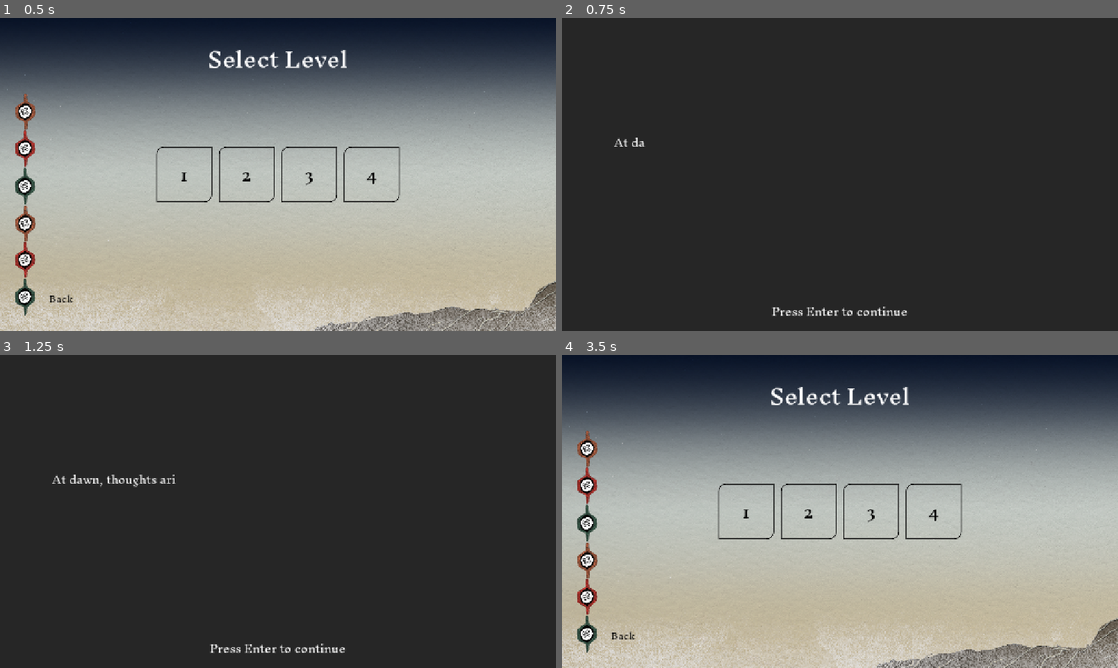
Above: before the commit, frames 1-4 (two rows, left to right).
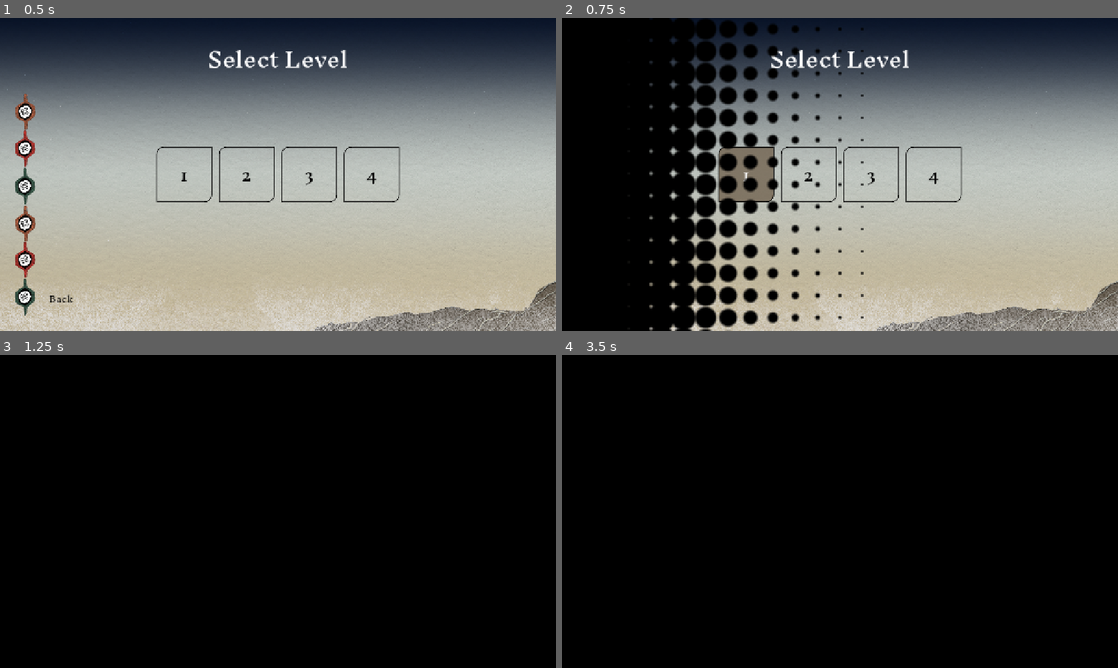
Above: after the commit, the same moments.

Repository: amap1380/waves
Game: Godot game, scene res://scenes/level_select.tscn
Same seed, same stepped clock (60 frames per second), same inputs: the game is played once before the commit and once after it.
Inputs (mouse positions are in pixels of both pictures, inside the frame that each line leads up to):
- Up to frame 1 (0.5 s): no input
- Up to frame 2 (0.75 s): click "1" at 0.5 s
- Up to frame 3 (1.25 s): no input
- Up to frame 4 (3.5 s): click (806, 511) at 1.25 s, where only the run after the commit has a clickable "2"; tap Enter (ui_accept) at 2 s; hold D (right) 2.03-2.75 s; hold Enter (ui_accept) 2.03-2.75 s; click (595, 380) at 2.75 s, where only the run before the commit has a clickable "Back"

Frame 1 is identical in both runs. In frame 2, 93% of the frame differs, in the area x 0-100%, y 0-100%; in frame 3, 100%; in frame 4, 100%.

Commit message:
added scene transition and level progress

Diff:
--- /dev/null
+++ b/assets/shaders/halftone_transition.gdshader
@@ -0,0 +1,60 @@
+shader_type canvas_item;
+
+uniform float spacing = 25.0;
+uniform float animation_progress : hint_range(0.0, 1.0) = 0.0;
+uniform float dot_size : hint_range(0.0, 1.0) = 1.0;
+uniform vec4 dot_color : source_color = vec4(0.0, 0.0, 0.0, 1.0);
+
+void fragment() {
+    // 1. 进度为零时强制完全不显示
+    if (animation_progress <= 0.0) {
+        discard; // 关键修正：只保留 discard
+    }
+
+    // 2. 计算屏幕网格尺寸
+    vec2 screen_size = vec2(1.0) / SCREEN_PIXEL_SIZE;
+    vec2 grid_count = floor(screen_size / spacing);
+
+    // 3. 计算归一化网格位置 [0,1]
+    vec2 norm_pos = UV * screen_size / (grid_count * spacing);
+
+    // 4. 对角线延迟计算（左上0 → 右下1）
+    float delay = (norm_pos.x);
+
+    // 5. 双重过滤机制
+    // 机制1：基于位置的延迟阈值
+    float visible_threshold = delay * 0.1 + 0.01; // 随延迟增加的阈值
+    if (animation_progress < visible_threshold) {
+		discard;
+    }
+
+    // 6. 动态过渡计算
+    float transition = 0.3;
+    float scale = smoothstep(
+        delay - transition,
+        delay + transition,
+        animation_progress * (1.0 + transition)
+    );
+
+    // 机制2：基于尺寸的过滤
+    if (scale < 0.005) { // 完全消除微小残留
+        discard;
+    }
+
+    // 7. 计算圆点
+    vec2 grid_center = (floor(UV * screen_size / spacing) + 0.5) * spacing;
+    float dist = length(UV * screen_size - grid_center);
+    float dot_radius = dot_size * scale * spacing * 0.8;
+
+    // 8. 边缘柔化（防止任何残留）
+    float alpha = 1.0 - smoothstep(
+        max(dot_radius - 1.5, 0.0),
+        dot_radius + 1.5,
+        dist
+    );
+
+    // 机制3：alpha值过滤
+    if (alpha < 0.01) discard;
+
+    COLOR = vec4(dot_color.rgb, alpha);
+}
--- a/project.godot
+++ b/project.godot
@@ -18,7 +18,8 @@
 [autoload]
 
 SignalBus="*res://scripts/autoloads/signal_bus.gd"
-LevelManager="*res://scenes/level_manager.tscn"
+LevelManager="*res://scenes/autoloads/level_manager.tscn"
+SceneManager="*res://scenes/autoloads/scene_manager.tscn"
 
 [display]
 
--- /dev/null
+++ b/scenes/autoloads/scene_manager.tscn
@@ -0,0 +1,122 @@
+[gd_scene load_steps=8 format=3 uid="uid://sybrmip4g4mc"]
+
+[ext_resource type="Script" uid="uid://7afj30yjbbql" path="res://scripts/autoloads/scene_manager.gd" id="1_aogjr"]
+[ext_resource type="Shader" uid="uid://dmufbubd4edok" path="res://assets/shaders/halftone_transition.gdshader" id="2_7ckme"]
+
+[sub_resource type="ShaderMaterial" id="ShaderMaterial_15rqr"]
+shader = ExtResource("2_7ckme")
+shader_parameter/spacing = 20.0
+shader_parameter/animation_progress = 0.0
+shader_parameter/dot_size = 1.0
+shader_parameter/dot_color = Color(0, 0, 0, 1)
+
+[sub_resource type="Animation" id="Animation_15rqr"]
+length = 0.001
+tracks/0/type = "value"
+tracks/0/imported = false
+tracks/0/enabled = true
+tracks/0/path = NodePath("ColorRect:material:shader_parameter/animation_progress")
+tracks/0/interp = 1
+tracks/0/loop_wrap = true
+tracks/0/keys = {
+"times": PackedFloat32Array(0),
+"transitions": PackedFloat32Array(1),
+"update": 0,
+"values": [0.0]
+}
+tracks/1/type = "value"
+tracks/1/imported = false
+tracks/1/enabled = true
+tracks/1/path = NodePath("ColorRect:rotation")
+tracks/1/interp = 1
+tracks/1/loop_wrap = true
+tracks/1/keys = {
+"times": PackedFloat32Array(0),
+"transitions": PackedFloat32Array(1),
+"update": 0,
+"values": [0.0]
+}
+
+[sub_resource type="Animation" id="Animation_r3xel"]
+resource_name = "transition_in"
+length = 0.7
+tracks/0/type = "value"
+tracks/0/imported = false
+tracks/0/enabled = true
+tracks/0/path = NodePath("ColorRect:material:shader_parameter/animation_progress")
+tracks/0/interp = 1
+tracks/0/loop_wrap = true
+tracks/0/keys = {
+"times": PackedFloat32Array(0, 0.7),
+"transitions": PackedFloat32Array(1, 1),
+"update": 0,
+"values": [1.0, 0.0]
+}
+tracks/1/type = "value"
+tracks/1/imported = false
+tracks/1/enabled = true
+tracks/1/path = NodePath("ColorRect:rotation")
+tracks/1/interp = 1
+tracks/1/loop_wrap = true
+tracks/1/keys = {
+"times": PackedFloat32Array(0),
+"transitions": PackedFloat32Array(1),
+"update": 0,
+"values": [3.1415927]
+}
+
+[sub_resource type="Animation" id="Animation_7ckme"]
+resource_name = "transition_out"
+length = 0.7
+tracks/0/type = "value"
+tracks/0/imported = false
+tracks/0/enabled = true
+tracks/0/path = NodePath("ColorRect:rotation")
+tracks/0/interp = 1
+tracks/0/loop_wrap = true
+tracks/0/keys = {
+"times": PackedFloat32Array(0),
+"transitions": PackedFloat32Array(1),
+"update": 0,
+"values": [0.0]
+}
+tracks/1/type = "value"
+tracks/1/imported = false
+tracks/1/enabled = true
+tracks/1/path = NodePath("ColorRect:material:shader_parameter/animation_progress")
+tracks/1/interp = 1
+tracks/1/loop_wrap = true
+tracks/1/keys = {
+"times": PackedFloat32Array(0, 0.7),
+"transitions": PackedFloat32Array(1, 1),
+"update": 0,
+"values": [0.0, 1.0]
+}
+
+[sub_resource type="AnimationLibrary" id="AnimationLibrary_r3xel"]
+_data = {
+&"RESET": SubResource("Animation_15rqr"),
+&"transition_in": SubResource("Animation_r3xel"),
+&"transition_out": SubResource("Animation_7ckme")
+}
+
+[node name="SceneManager" type="CanvasLayer"]
+process_mode = 3
+layer = 100
+script = ExtResource("1_aogjr")
+
+[node name="ColorRect" type="ColorRect" parent="."]
+material = SubResource("ShaderMaterial_15rqr")
+anchors_preset = 15
+anchor_right = 1.0
+anchor_bottom = 1.0
+grow_horizontal = 2
+grow_vertical = 2
+pivot_offset = Vector2(640, 360)
+mouse_filter = 2
+color = Color(0, 0, 0, 0)
+
+[node name="AnimationPlayer" type="AnimationPlayer" parent="."]
+libraries = {
+&"": SubResource("AnimationLibrary_r3xel")
+}
--- a/scenes/levels/level_4.tscn
+++ b/scenes/levels/level_4.tscn
@@ -10,6 +10,9 @@
 
 [node name="Level4" type="Node2D"]
 script = ExtResource("1_ts8eg")
+number_of_orbs = 3
+max_positive = 2
+max_negetive = 2
 metadata/_edit_horizontal_guides_ = [-3122.0, 360.0, 126.0, 588.0]
 
 [node name="RedStar27" parent="." instance=ExtResource("1_5vn0v")]
--- a/scripts/autoloads/level_manager.gd
+++ b/scripts/autoloads/level_manager.gd
@@ -3,7 +3,9 @@
 @export var levels: Array[PackedScene] = []
 #@export var level_dialogues: Array[Dialogue] = []
 
-var current_level: int = 1
+var current_level: int = 1:
+	set(value):
+		current_level = clampi(value, 1, levels.size())
 var level_unlocked: int = 1
 var max_level: int = 0
 
--- /dev/null
+++ b/scripts/autoloads/scene_manager.gd
@@ -0,0 +1,18 @@
+extends Node
+
+@onready var animation_player: AnimationPlayer = $AnimationPlayer
+
+
+func change_scene(from, to_scene_name: String):
+
+	animation_player.play("transition_out")
+	await animation_player.animation_finished
+	#if not get_tree().paused:
+		#get_tree().paused = true
+	from.get_tree().change_scene_to_file.call_deferred(to_scene_name)
+
+	animation_player.play("transition_in")
+	await animation_player.animation_finished
+
+	#if get_tree().paused:
+		#get_tree().paused = false
--- a/scripts/autoloads/signal_bus.gd
+++ b/scripts/autoloads/signal_bus.gd
@@ -2,3 +2,6 @@
 
 @warning_ignore("unused_signal")
 signal collectable_crossed
+
+@warning_ignore("unused_signal")
+signal level_finished
--- a/scripts/dialogue_screen.gd
+++ b/scripts/dialogue_screen.gd
@@ -9,11 +9,11 @@
 
 func _ready() -> void:
 	if not ResourceLoader.exists("res://resources/dialogues/%d.tres" % LevelManager.current_level):
-		get_tree().change_scene_to_file("res://scenes/main.tscn")
+		SceneManager.change_scene(self,"res://scenes/main.tscn")
 		return
 	dialogue = ResourceLoader.load("res://resources/dialogues/%d.tres" % LevelManager.current_level)
 	if dialogue.dialogue_lines.is_empty():
-		get_tree().change_scene_to_file("res://scenes/main.tscn")
+		SceneManager.change_scene(self, "res://scenes/main.tscn")
 		return
 	label.text = dialogue.dialogue_lines[current_line]
 	label.visible_ratio = 0.0
@@ -23,7 +23,6 @@
 		if label.visible_ratio < 1.0:
 			label.visible_ratio = 1.0
 		else:
-			label.visible_ratio = 0.0
 			update_current_line(current_line + 1)
 
 func _process(delta: float) -> void:
@@ -36,7 +35,9 @@
 
 func update_current_line(value: int):
 	if value >= dialogue.dialogue_lines.size():
-		get_tree().change_scene_to_file("res://scenes/main.tscn")
+		SceneManager.change_scene(self,"res://scenes/main.tscn")
+
 	else:
 		current_line = value
 		label.text = dialogue.dialogue_lines[current_line]
+		label.visible_ratio = 0.0
--- a/scripts/finish_line.gd
+++ b/scripts/finish_line.gd
@@ -5,7 +5,7 @@
 
 func _on_area_entered(area: Area2D) -> void:
 	if area is Head:
-		get_tree().change_scene_to_file.call_deferred("res://scenes/level_select.tscn")
+		SignalBus.level_finished.emit()
 
 func _physics_process(delta: float) -> void:
 	self.global_position.x -= speed * delta
--- a/scripts/level.gd
+++ b/scripts/level.gd
@@ -1,7 +1,7 @@
 extends Node2D
 class_name Level
 
-@export var number_of_orbs: int = 1
+@export var number_of_orbs: int = 0
 
 @export var max_positive: int
 @export var max_negetive: int
--- a/scripts/level_button.gd
+++ b/scripts/level_button.gd
@@ -20,7 +20,7 @@
 
 func _on_pressed() -> void:
 	LevelManager.current_level = level_num
-	get_tree().change_scene_to_file("res://scenes/dialogue_screen.tscn")
+	SceneManager.change_scene(self, "res://scenes/dialogue_screen.tscn")
 	#var main_scene = MAIN_SCENE.instantiate()
 	#if FileAccess.file_exists("res://scenes/levels/level_" + str(level_num) + ".tscn"):
 		#var level = load("res://scenes/levels/level_" + str(level_num) + ".tscn") as PackedScene
--- a/scripts/level_select.gd
+++ b/scripts/level_select.gd
@@ -12,4 +12,4 @@
 
 
 func _on_button_pressed() -> void:
-	get_tree().change_scene_to_file("res://scenes/main_menu.tscn")
+	SceneManager.change_scene(self, "res://scenes/main_menu.tscn")
--- a/scripts/main.gd
+++ b/scripts/main.gd
@@ -22,6 +22,8 @@
 @export var collected_sounds: Array[AudioStream]
 
 
+var MAX_POSITIVE: int = 0
+var MAX_NEGETIVE: int = 0
 
 var positive_score: int = 0
 var negetive_score: int = 0
@@ -40,9 +42,13 @@
 			GameMode.FAST:
 				spawn_timer.start(randf_range(2.0, 3.0))
 	SignalBus.collectable_crossed.connect(_on_collectable_crossed)
+	SignalBus.level_finished.connect(_on_level_finished)
 
 	var level: Level = LevelManager.levels[LevelManager.current_level - 1].instantiate()
 	self.add_child(level)
+
+	MAX_POSITIVE = level.max_positive * level.number_of_orbs
+	MAX_NEGETIVE = -level.max_negetive * level.number_of_orbs
 	for i in level.number_of_orbs:
 		var new_orb:OrbsUI = ORBS_UI.instantiate()
 		orbs_container.add_child(new_orb)
@@ -88,10 +94,20 @@
 		#self.mistake_score += 1
 		#camera_2d.add_trauma(0.3)
 
+func _on_level_finished():
+	if positive_score == MAX_POSITIVE:
+		print("ascend")
+		LevelManager.current_level += 1
+	elif positive_score < float(MAX_POSITIVE) / 2 or negetive_score < float(MAX_NEGETIVE) / 2:
+		print("desend")
+		LevelManager.current_level -= 1
+	else:
+		print("stay")
+	SceneManager.change_scene(self,"res://scenes/dialogue_screen.tscn")
 
 
 func _on_button_pressed() -> void:
-	get_tree().change_scene_to_file("res://scenes/level_select.tscn")
+	SceneManager.change_scene(self, "res://scenes/level_select.tscn")
 
 
 
@@ -133,9 +149,10 @@
 
 func _on_head_devoured(area: Collectable) -> void:
 	self.positive_score += area.score
-	self.positive_score = maxi(self.positive_score, 0)
+	self.positive_score = clampi(self.positive_score, 0, MAX_POSITIVE)
 	self.negetive_score += area.score
-	self.negetive_score = mini(self.negetive_score, 0)
-	orbs_container.set_positive(self.positive_score)
-	orbs_container.set_negetive(abs(self.negetive_score))
+	self.negetive_score = clampi(self.negetive_score, MAX_NEGETIVE, 0)
+	orbs_container.reset_orbs()
+	orbs_container.test_positive(self.positive_score)
+	orbs_container.test_negetive(abs(self.negetive_score))
 	play_collected_sound()
--- a/scripts/main_menu.gd
+++ b/scripts/main_menu.gd
@@ -2,7 +2,7 @@
 
 
 func _on_play_button_pressed() -> void:
-		get_tree().change_scene_to_file("res://scenes/level_select.tscn")
+		SceneManager.change_scene(self, "res://scenes/level_select.tscn")
 
 
 func _on_exit_button_pressed() -> void:
--- a/scripts/orbs_container.gd
+++ b/scripts/orbs_container.gd
@@ -3,7 +3,13 @@
 var positive_index:int = 0
 var negetive_index:int = -1
 
+func reset_orbs() -> void:
+	for orb in get_children():
+		orb.value = 0
+		orb.negetive_bar.value = 0
+
 func set_positive(value: int) -> void:
+	#print('postive %d' % value)
 	if positive_index >= get_child_count():
 		return
 	var orb:OrbsUI = get_child(positive_index)
@@ -11,9 +17,11 @@
 		positive_index += 1
 		set_positive(value - int(orb.max_value) * (positive_index))
 	else:
+		#print('postive final %d' % value)
 		orb.value = value
 
 func set_negetive(value: int) -> void:
+	#print('negetive %d' % value)
 	if abs(negetive_index) > get_child_count():
 		return
 	var orb:OrbsUI = get_child(negetive_index)
@@ -21,4 +29,33 @@
 		negetive_index -= 1
 		set_negetive(value - int(orb.negetive_bar.max_value) * abs(negetive_index + 1))
 	else:
+		#print('negetive final %d' % value)
 		orb.negetive_bar.value = value
+
+func test_positive(value: int) -> void:
+	var test_index:int = 0
+	while test_index < get_child_count():
+		#print('postive %d, index %d' % [value, test_index])
+		var orb: OrbsUI = get_child(test_index)
+		if value > orb.max_value:
+			orb.value = orb.max_value
+			value -= int(orb.max_value)
+			test_index += 1
+			continue
+		else:
+			orb.value = value
+			break
+
+func test_negetive(value: int) -> void:
+	var test_index:int = -1
+	while abs(test_index) <= get_child_count():
+		#print('negetive %d, index %d' % [value, test_index])
+		var orb: OrbsUI = get_child(test_index)
+		if value > orb.negetive_bar.max_value:
+			orb.negetive_bar.value = orb.negetive_bar.max_value
+			value -= int(orb.negetive_bar.max_value)
+			test_index -= 1
+			continue
+		else:
+			orb.negetive_bar.value = value
+			break
Not shown, added: assets/shaders/halftone_transition.gdshader.uid
Renamed: scenes/level_manager.tscn -> scenes/autoloads/level_manager.tscn
Not shown, added: scripts/autoloads/scene_manager.gd.uid
